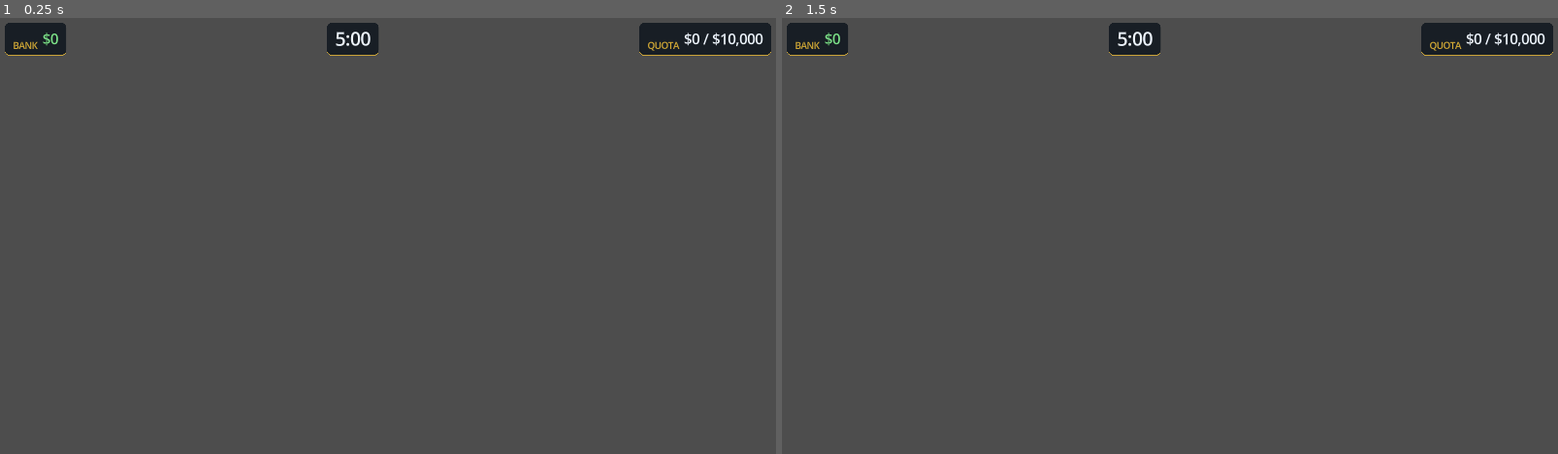
Above: before the commit, frames 1-2 (left to right).
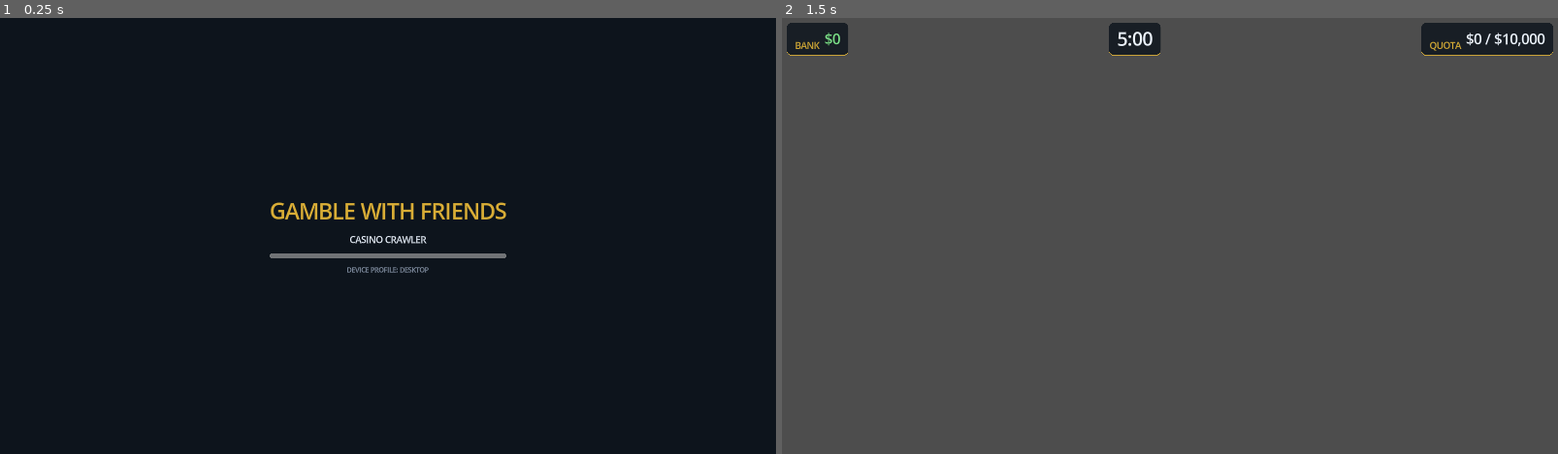
Above: after the commit, the same moments.

Repository: lhetvillanueva2000-maker/Gamble-With-Friends
Game: Godot game, scene res://scenes/boot/boot_splash.tscn
Two runs of this game, one before a commit and one after it. Both use one fixed random seed, a clock stepped at 60 frames per second and the inputs below. Before the commit the project starts from res://scenes/main.tscn.
Inputs (mouse positions are in pixels of both pictures, inside the frame that each line leads up to):
- Up to frame 1 (0.25 s): no input
- Up to frame 2 (1.5 s): tap Enter at 0.5 s; move the mouse to (1340, 214) at 0.52 s; hold D (move_right) 0.53-1.25 s; hold E (action_pickup) 0.53-1.25 s; click (1340, 214) at 0.67 s; tap Space at 1.25 s; drag from (1014, 257) to (1131, 323) at 1.27 s

The runs differ from the first frame. In frame 1, 98% of the frame differs, in the area x 0-100%, y 0-100%; in frame 2, nothing differs.

Commit message:
Phase 9: integration glue, boot pipeline, and release packaging
- GameManager autoload (loads last): device performance profile
  detection (cores + physical RAM heuristic) and coarse game state
  (BOOT/LOBBY/RIDING/ON_FLOOR) wired through Main; CasinoFloor drops
  the additive neon halos on low-end mobile profiles
- BootSplash entry point: detects the device profile before anything
  visual spawns, precaches main.tscn and the lobby on worker threads
  with a progress bar, enforces a minimum splash beat, then hands off
  to Main whose first swap becomes a cache hit
- android-release.yml upgraded: when ANDROID_KEYSTORE_* secrets are
  absent it generates an ephemeral debug keystore with keytool and
  exports a debug-signed APK artifact instead of failing, so a
  workflow_dispatch run yields an installable build with zero signing
  setup; release path and Release attachment unchanged, SDK path
  self-detection added
- docs/BUILD_AND_RELEASE.md: autoload order table and boot flow, local
  Android compilation (SDK/keystore setup, low-end preset rationale,
  release stripping and verification), Web export with COOP/COEP
  hosting matrix (itch.io checkbox, GitHub Pages limits, nginx/Caddy
  configs), ADB and mobile-browser debugging pipeline, and the
  per-release checklist

Co-Authored-By: Claude Fable 5 <noreply@anthropic.com>
Claude-Session: https://claude.ai/code/session_014p2u9CKjWn8RsGDSH4YTyK

Diff:
--- a/project.godot
+++ b/project.godot
@@ -8,7 +8,7 @@
 
 config/name="Gamble With Friends - Casino Crawler"
 config/description="1-6 player WebRTC P2P casino crawler. Phase 1: Input Map & Mobile-Friendly UI."
-run/main_scene="res://scenes/main.tscn"
+run/main_scene="res://scenes/boot/boot_splash.tscn"
 config/features=PackedStringArray("4.3", "GL Compatibility")
 config/icon="res://icon.svg"
 
@@ -21,6 +21,7 @@
 NetSession="*res://scripts/autoload/net_session.gd"
 TableRng="*res://scripts/autoload/table_rng.gd"
 BetLedger="*res://scripts/autoload/bet_ledger.gd"
+GameManager="*res://scripts/autoload/game_manager.gd"
 
 [display]
 
--- /dev/null
+++ b/scenes/boot/boot_splash.tscn
@@ -0,0 +1,61 @@
+[gd_scene load_steps=2 format=3]
+
+[ext_resource type="Script" path="res://scripts/boot/boot_splash.gd" id="1_boot"]
+
+[node name="BootSplash" type="Control"]
+layout_mode = 3
+anchors_preset = 15
+anchor_right = 1.0
+anchor_bottom = 1.0
+grow_horizontal = 2
+grow_vertical = 2
+script = ExtResource("1_boot")
+
+[node name="Background" type="ColorRect" parent="."]
+layout_mode = 1
+anchors_preset = 15
+anchor_right = 1.0
+anchor_bottom = 1.0
+grow_horizontal = 2
+grow_vertical = 2
+color = Color(0.05, 0.08, 0.11, 1)
+
+[node name="Center" type="CenterContainer" parent="."]
+layout_mode = 1
+anchors_preset = 15
+anchor_right = 1.0
+anchor_bottom = 1.0
+grow_horizontal = 2
+grow_vertical = 2
+
+[node name="Column" type="VBoxContainer" parent="Center"]
+layout_mode = 2
+theme_override_constants/separation = 18
+
+[node name="Title" type="Label" parent="Center/Column"]
+layout_mode = 2
+theme_override_colors/font_color = Color(0.85, 0.68, 0.21, 1)
+theme_override_font_sizes/font_size = 52
+text = "GAMBLE WITH FRIENDS"
+horizontal_alignment = 1
+
+[node name="Subtitle" type="Label" parent="Center/Column"]
+layout_mode = 2
+theme_override_colors/font_color = Color(0.93, 0.96, 1, 1)
+theme_override_font_sizes/font_size = 22
+text = "CASINO CRAWLER"
+horizontal_alignment = 1
+
+[node name="Progress" type="ProgressBar" parent="Center/Column"]
+unique_name_in_owner = true
+custom_minimum_size = Vector2(440, 12)
+layout_mode = 2
+show_percentage = false
+
+[node name="Status" type="Label" parent="Center/Column"]
+unique_name_in_owner = true
+layout_mode = 2
+theme_override_colors/font_color = Color(0.55, 0.6, 0.68, 1)
+theme_override_font_sizes/font_size = 16
+text = "DETECTING DEVICE..."
+horizontal_alignment = 1
--- /dev/null
+++ b/scripts/autoload/game_manager.gd
@@ -0,0 +1,74 @@
+extends Node
+## GameManager (autoload, registered LAST so every other singleton exists
+## before it runs). The thin coordination layer above all Phase 1–8
+## systems: it owns the device performance profile and the coarse game
+## state, and NOTHING else — money stays in Economy, RNG in TableRng,
+## scenes in FloorStreamer. Systems ask GameManager questions; it never
+## reaches into them.
+##
+## Autoload load order (project.godot [autoload], top to bottom):
+##   InputSetup       actions exist before anything reads them
+##   SettingsManager  overlays saved rebinds onto InputSetup defaults
+##   FloorStreamer    scene streaming (no dependencies)
+##   Economy          wallets (RPC-ready even offline)
+##   NetSession       transport; pushes late-join sync into Economy/TableRng
+##   TableRng         shared RNG; snapshots Economy state
+##   BetLedger        reads TableRng-driven results, heals BodyStates
+##   GameManager      this — coordinates all of the above
+
+signal profile_detected(profile: int)
+signal state_changed(previous: int, next: int)
+
+enum DeviceProfile { DESKTOP, HIGH_END_MOBILE, LOW_END_MOBILE }
+enum GameState { BOOT, LOBBY, RIDING, ON_FLOOR }
+
+## At or below these, a mobile device is treated as low-end.
+const LOW_END_MAX_CORES := 4
+const LOW_END_MAX_PHYSICAL_BYTES: int = 3 * 1024 * 1024 * 1024
+
+var device_profile: int = DeviceProfile.DESKTOP
+var state: int = GameState.BOOT
+
+
+## Called once by BootSplash before anything visual spawns. Heuristic on
+## purpose: core count everywhere, physical RAM where the platform reports
+## it (Android native does; web returns 0 and falls back to cores alone).
+func detect_device_profile() -> void:
+	var mobile := OS.has_feature("mobile") \
+		or OS.has_feature("web_android") or OS.has_feature("web_ios")
+	if not mobile:
+		device_profile = DeviceProfile.DESKTOP
+	else:
+		var cores := OS.get_processor_count()
+		var physical := int(OS.get_memory_info().get("physical", 0))
+		var weak_cpu := cores > 0 and cores <= LOW_END_MAX_CORES
+		var weak_ram := physical > 0 and physical <= LOW_END_MAX_PHYSICAL_BYTES
+		device_profile = (
+			DeviceProfile.LOW_END_MOBILE if (weak_cpu or weak_ram)
+			else DeviceProfile.HIGH_END_MOBILE
+		)
+	profile_detected.emit(device_profile)
+
+
+## Content scalers ask this. Current consumers: CasinoFloor drops the
+## additive neon halos (pure overdraw) on low-end devices.
+func is_low_end() -> bool:
+	return device_profile == DeviceProfile.LOW_END_MOBILE
+
+
+func profile_name() -> String:
+	match device_profile:
+		DeviceProfile.LOW_END_MOBILE:
+			return "LOW-END MOBILE"
+		DeviceProfile.HIGH_END_MOBILE:
+			return "HIGH-END MOBILE"
+		_:
+			return "DESKTOP"
+
+
+func set_state(next: int) -> void:
+	if next == state:
+		return
+	var previous := state
+	state = next
+	state_changed.emit(previous, next)
--- /dev/null
+++ b/scripts/boot/boot_splash.gd
@@ -0,0 +1,54 @@
+extends Control
+## BootSplash: the real entry point (project main scene). Three jobs:
+##  1. Detect the device performance profile before anything visual spawns.
+##  2. Precache the composition root and the lobby on worker threads while
+##     the splash is on screen — Main's first swap_now() becomes a cache
+##     hit instead of a first-frame stall (worst on WebGL2, where shader
+##     compilation piles onto scene instantiation).
+##  3. Hand off to main.tscn (the menu slots in here in a later phase).
+
+const MAIN_SCENE_PATH := "res://scenes/main.tscn"
+const PRECACHE_PATHS: Array[String] = [
+	"res://scenes/main.tscn",
+	"res://scenes/levels/lobby.tscn",
+]
+## Splash never flashes away faster than this, even on a hot desktop.
+const MIN_SPLASH_SEC := 0.6
+
+@onready var _progress: ProgressBar = %Progress
+@onready var _status: Label = %Status
+
+var _boot_started_ms := 0
+
+
+func _ready() -> void:
+	_boot_started_ms = Time.get_ticks_msec()
+	GameManager.detect_device_profile()
+	_status.text = "DEVICE PROFILE: %s" % GameManager.profile_name()
+	for path in PRECACHE_PATHS:
+		ResourceLoader.load_threaded_request(path, "PackedScene", true)
+
+
+func _process(_delta: float) -> void:
+	var total := 0.0
+	var all_done := true
+	for path in PRECACHE_PATHS:
+		var progress: Array = []
+		match ResourceLoader.load_threaded_get_status(path, progress):
+			ResourceLoader.THREAD_LOAD_LOADED:
+				total += 1.0
+			ResourceLoader.THREAD_LOAD_IN_PROGRESS:
+				all_done = false
+				if not progress.is_empty():
+					total += float(progress[0])
+			_:
+				# Failed precache is non-fatal: change_scene_to_file below
+				# just loads synchronously instead.
+				total += 1.0
+	_progress.value = total / float(PRECACHE_PATHS.size()) * 100.0
+
+	var elapsed := float(Time.get_ticks_msec() - _boot_started_ms) / 1000.0
+	if all_done and elapsed >= MIN_SPLASH_SEC:
+		set_process(false)
+		GameManager.set_state(GameManager.GameState.LOBBY)
+		get_tree().change_scene_to_file(MAIN_SCENE_PATH)
--- a/scripts/levels/casino_floor.gd
+++ b/scripts/levels/casino_floor.gd
@@ -78,6 +78,11 @@
 	var halo_mesh := QuadMesh.new()
 	halo_mesh.size = Vector2(7.5, 2.4)
 
+	# Low-end profile: keep the tubes (opaque, near-free) but drop the
+	# additive halos — transparent overdraw is the first thing weak mobile
+	# GPUs choke on.
+	var spawn_halos := not GameManager.is_low_end()
+
 	for divider: Node3D in $Occluders.get_children():
 		var tube := MeshInstance3D.new()
 		tube.mesh = tube_mesh
@@ -85,11 +90,12 @@
 		tube.position = Vector3(0.0, 2.8, 0.35)
 		divider.add_child(tube)
 
-		var halo := MeshInstance3D.new()
-		halo.mesh = halo_mesh
-		halo.material_override = halo_material
-		halo.position = Vector3(0.0, 2.8, 0.5)
-		divider.add_child(halo)
+		if spawn_halos:
+			var halo := MeshInstance3D.new()
+			halo.mesh = halo_mesh
+			halo.material_override = halo_material
+			halo.position = Vector3(0.0, 2.8, 0.5)
+			divider.add_child(halo)
 
 
 func _on_exit_body_entered(body: Node3D) -> void:
--- a/scripts/main.gd
+++ b/scripts/main.gd
@@ -55,14 +55,17 @@
 		)
 		_hud.set_quota(Economy.cash, _quota_target)
 		casino_floor.exit_requested.connect(_on_floor_exit_requested)
+		GameManager.set_state(GameManager.GameState.ON_FLOOR)
 	else:
 		_quota_target = 0
+		GameManager.set_state(GameManager.GameState.LOBBY)
 
 
 func _on_limo_departed(destination_path: String) -> void:
 	# The 5-minute run is locked in the moment the doors close — riding,
 	# not walking the floor, is when the clock starts. (Host-replicated in
 	# the WebRTC phases; every peer starts from the same signal.)
+	GameManager.set_state(GameManager.GameState.RIDING)
 	_hud.start_round_timer()
 
 	var ride_start_ms := Time.get_ticks_msec()
Not shown, changed: .github/workflows/android-release.yml
Not shown, changed: README.md
Not shown, added: docs/BUILD_AND_RELEASE.md
